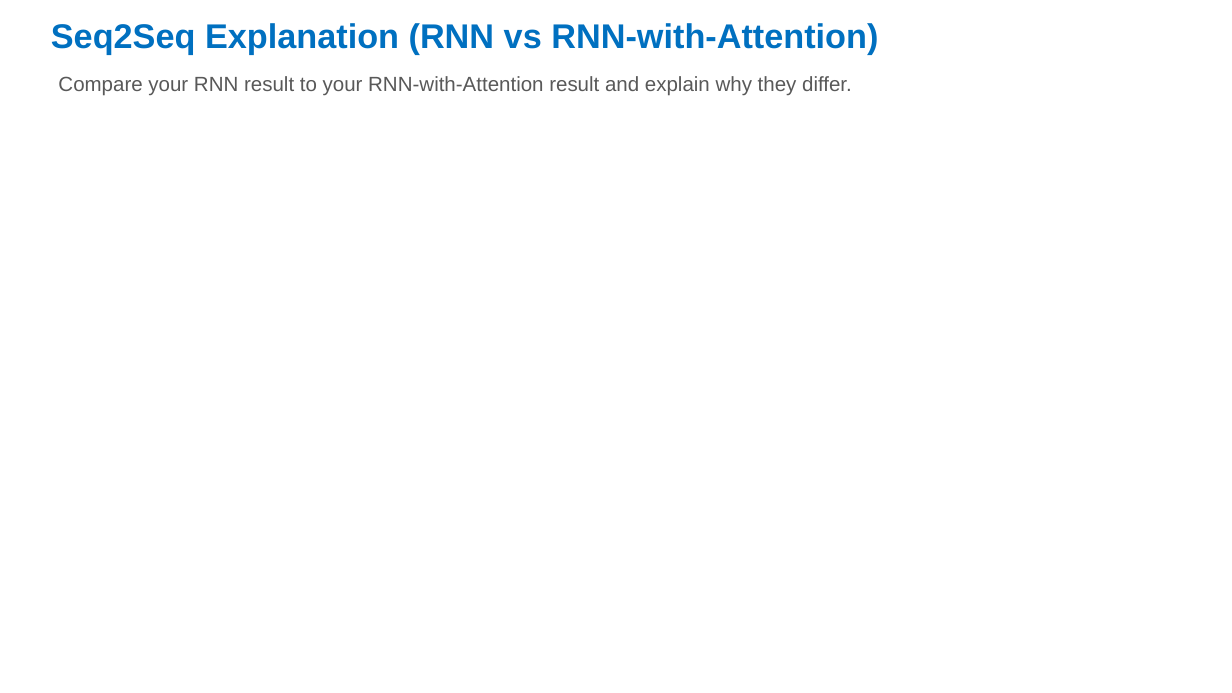
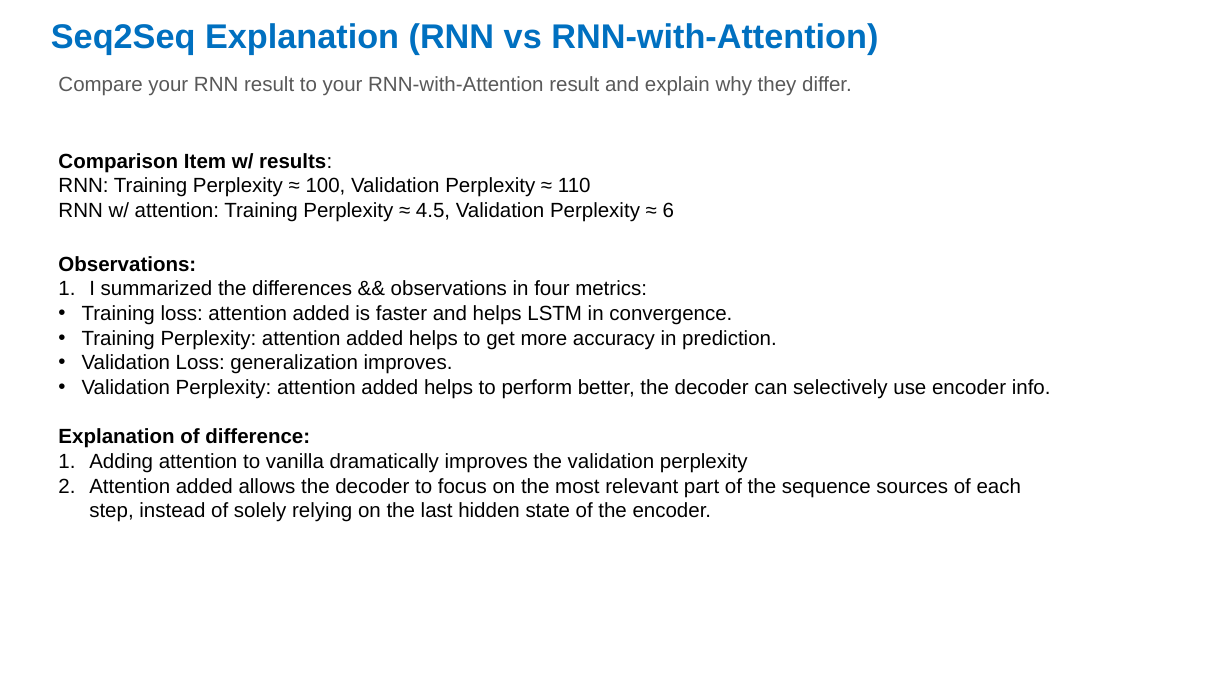
Before and after one commit to winniethebear424/DL, a slide deck: slide 4 of assignment3-nlp-template.pptx. Drawn at 1232x693 pixels with LibreOffice and Linux fonts; fonts in the diff are those of the drawing. Boxes give left, top, right and bottom in pixels: in the first picture for what was removed or moved away, otherwise in the second. Text is boxed around its words. In the diff, an @@ line names an element or a change of style, - is before the commit and + after.

Commit message:
changes on encoder && decoder

```diff
--- a/assignment3-nlp-template.pptx
+++ b/assignment3-nlp-template.pptx
@@ text added at (58, 153, 674, 222), 12 pt, text #000000 @@
+Comparison Item w/ results:
+RNN: Training Perplexity ≈ 100, Validation Perplexity ≈ 110
+RNN w/ attention: Training Perplexity ≈ 4.5, Validation Perplexity ≈ 6
@@ text added at (58, 256, 1051, 522), 12 pt, text #000000 @@
+Observations:
+1. I summarized the differences && observations in four metrics:
+• Training loss: attention added is faster and helps LSTM in convergence.
+• Training Perplexity: attention added helps to get more accuracy in prediction.
+• Validation Loss: generalization improves.
+• Validation Perplexity: attention added helps to perform better, the decoder can selectively use encoder info.
+Explanation of difference:
+1. Adding attention to vanilla dramatically improves the validation perplexity
+2. Attention added allows the decoder to focus on the most relevant part of the sequence sources of each step, instead of solely relying on the last hidden state of the encoder.
```
Also in this commit, not shown: 8 other slides changed, 9 other files.
